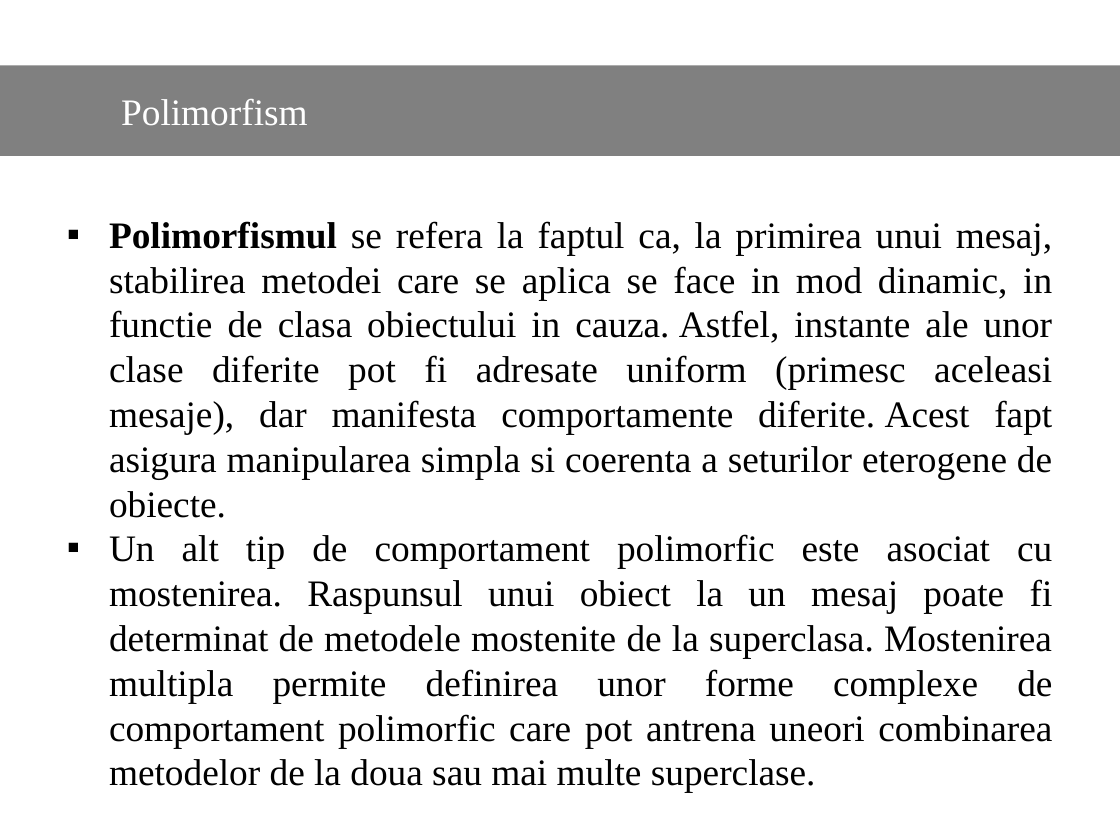
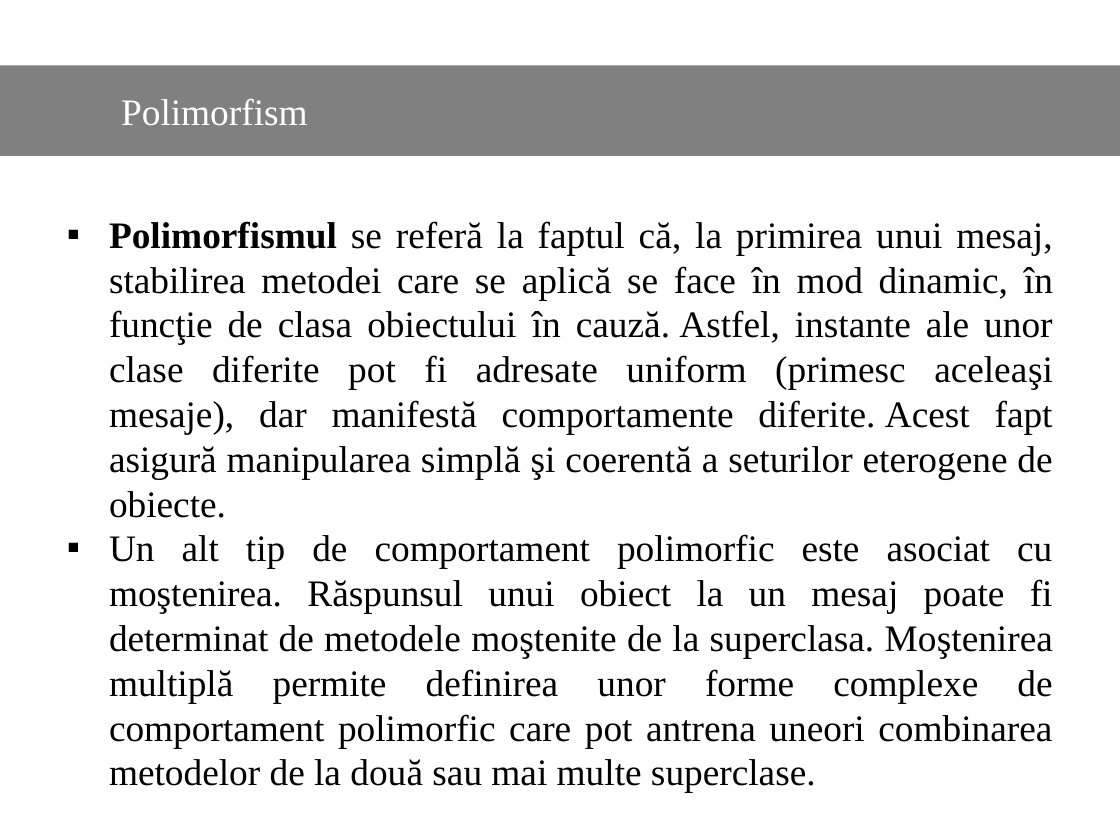
Before and after one commit to Dani25/BDOO, a slide deck: slide 20 of bdoo.pptx. Drawn at 1120x840 pixels with LibreOffice and Linux fonts; fonts in the diff are those of the drawing. Boxes give left, top, right and bottom in pixels: in the first picture for what was removed or moved away, otherwise in the second. Text is boxed around its words. In the diff, an @@ line names an element or a change of style, - is before the commit and + after.

```diff
--- a/bdoo.pptx
+++ b/bdoo.pptx
@@ text at box(109, 221, 1053, 793): text changed @@
-▪ Polimorfismul se refera la faptul ca, la primirea unui mesaj, stabilirea metodei care se aplica se face in mod dinamic, in functie de clasa obiectului in cauza. Astfel, instante ale unor clase diferite pot fi adresate uniform (primesc aceleasi mesaje), dar manifesta comportamente diferite. Acest fapt asigura manipularea simpla si coerenta a seturilor eterogene de obiecte.
-▪ Un alt tip de comportament polimorfic este asociat cu mostenirea. Raspunsul unui obiect la un mesaj poate fi determinat de metodele mostenite de la superclasa. Mostenirea multipla permite definirea unor forme complexe de comportament polimorfic care pot antrena uneori combinarea metodelor de la doua sau mai multe superclase.
+▪ Polimorfismul se referă la faptul că, la primirea unui mesaj, stabilirea metodei care se aplică se face în mod dinamic, în funcţie de clasa obiectului în cauză. Astfel, instante ale unor clase diferite pot fi adresate uniform (primesc aceleaşi mesaje), dar manifestă comportamente diferite. Acest fapt asigură manipularea simplă şi coerentă a seturilor eterogene de obiecte.
+▪ Un alt tip de comportament polimorfic este asociat cu moştenirea. Răspunsul unui obiect la un mesaj poate fi determinat de metodele moştenite de la superclasa. Moştenirea multiplă permite definirea unor forme complexe de comportament polimorfic care pot antrena uneori combinarea metodelor de la două sau mai multe superclase.
```
Also in this commit, not shown: 13 other slides changed.
